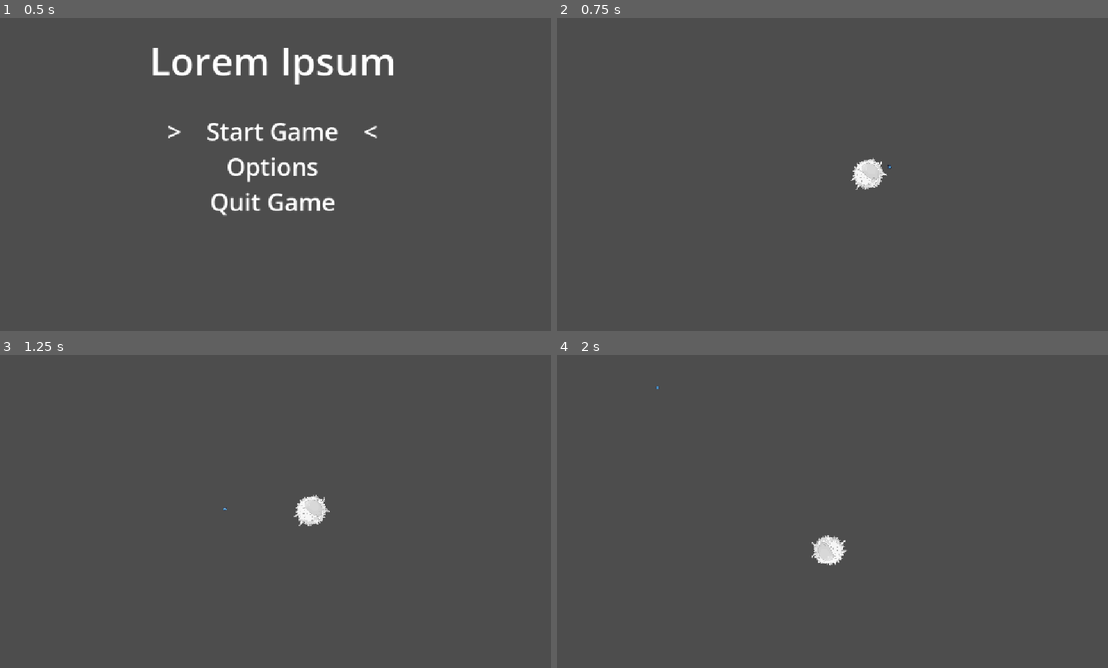
Above: before the commit, frames 1-4 (two rows, left to right).
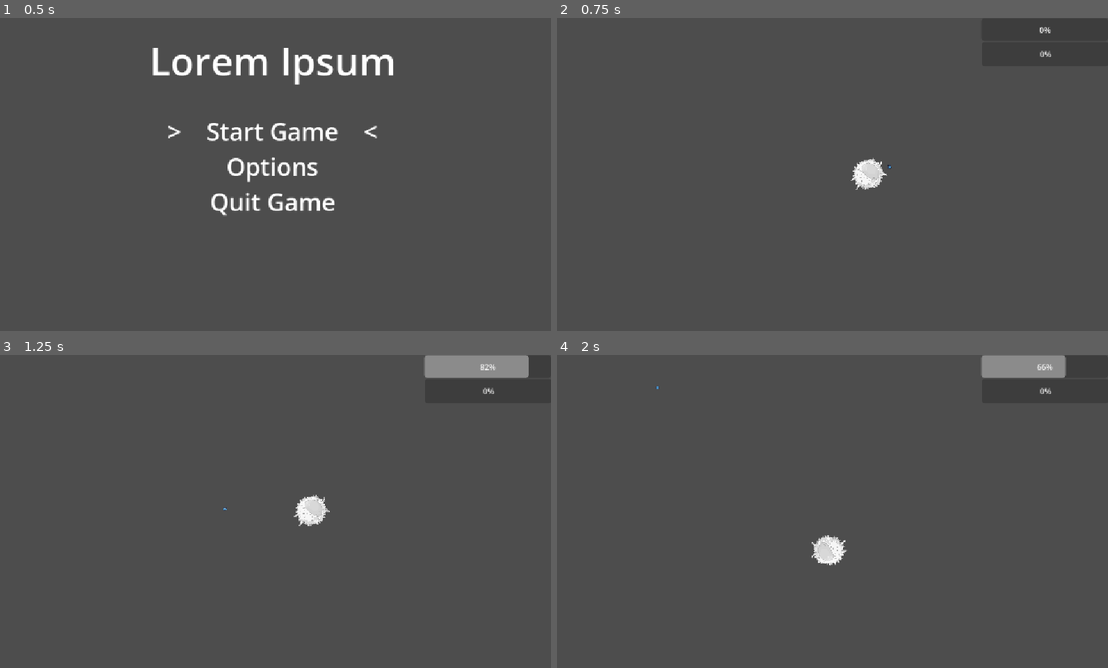
Above: after the commit, the same moments.

Repository: HippoProgrammer/game-jam-game
Game: Godot game, scene res://scenes/main-menu.tscn
Two runs of this game, one before a commit and one after it. Both use one fixed random seed, a clock stepped at 60 frames per second and the inputs below. The engine's default icon, where the game draws it, is replaced by a stand-in: a white triangle on a blue panel in a dark square.
Inputs (mouse positions are in pixels of both pictures, inside the frame that each line leads up to):
- Up to frame 1 (0.5 s): no input
- Up to frame 2 (0.75 s): tap Enter (ui_accept) at 0.5 s; move the mouse to (953, 158) at 0.52 s; hold Right (ui_right) from 0.53 s (still down); click (953, 158) at 0.6 s
- Up to frame 3 (1.25 s): keep holding Right (ui_right); tap Enter (ui_accept) at 0.77 s; right-click (396, 495) at 0.8 s
- Up to frame 4 (2 s): move the mouse to (716, 527) at 1.27 s; release Right (ui_right) at 1.28 s; hold Down (ui_down) from 1.28 s (still down); right-click (716, 527) at 1.35 s; tap Enter (ui_accept) at 1.52 s; click (716, 527) at 1.55 s

Frame 1 is identical in both runs. In frame 2, less than 0.1% of the frame differs, in the area x 87-90%, y 2-13%; in frame 3, 1.4%, in the area x 76-96%, y 0-13%; in frame 4, 1.2%.

Commit message:
Add health and glucose
- Creates health_change and glucose_change signals
- Adds 2 progress bars (can be changed to texture progress bars later...)

Diff:
--- a/scenes/HUD.tscn
+++ b/scenes/HUD.tscn
@@ -1,9 +1,18 @@
 [gd_scene format=3 uid="uid://cilmvhpq6adfm"]
 
+[ext_resource type="Script" uid="uid://dxyf76kw2wrvm" path="res://scripts/hud.gd" id="1_qpvh6"]
+
 [node name="HUD" type="CanvasLayer" unique_id=735888115]
+script = ExtResource("1_qpvh6")
 
-[node name="HealthBar" type="TextureProgressBar" parent="." unique_id=317126017]
-offset_left = 875.0
-offset_top = 10.0
-offset_right = 1138.0
-offset_bottom = 41.0
+[node name="GlucoseBar" type="ProgressBar" parent="." unique_id=1619061540]
+offset_left = 890.0
+offset_top = 1.0
+offset_right = 1152.0
+offset_bottom = 47.0
+
+[node name="HealthBar" type="ProgressBar" parent="." unique_id=59606198]
+offset_left = 891.0
+offset_top = 49.0
+offset_right = 1153.0
+offset_bottom = 100.0
--- a/scenes/main.tscn
+++ b/scenes/main.tscn
@@ -2,6 +2,7 @@
 
 [ext_resource type="PackedScene" uid="uid://dlfkmnvkalefo" path="res://scenes/player.tscn" id="1_sugp2"]
 [ext_resource type="Script" uid="uid://coedyelriw41n" path="res://scenes/camera_script.gd" id="2_0wfyh"]
+[ext_resource type="PackedScene" uid="uid://cilmvhpq6adfm" path="res://scenes/HUD.tscn" id="3_sugp2"]
 
 [node name="Main" type="Node2D" unique_id=577279995]
 
@@ -9,3 +10,5 @@
 
 [node name="Camera2D" type="Camera2D" parent="." unique_id=943063168]
 script = ExtResource("2_0wfyh")
+
+[node name="HUD" parent="." unique_id=735888115 instance=ExtResource("3_sugp2")]
--- a/scripts/character.gd
+++ b/scripts/character.gd
@@ -6,6 +6,17 @@
 	var antigen = antigen_scene.instantiate()
 	owner.add_child(antigen)
 	antigen.global_transform = $AntigenSpawner.global_transform
+
+# --- PLAYER STATS ---
+
+var max_health: float = 100.0
+var health: float = 100.0
+var max_glucose: float = 100.0
+var glucose: float = 100.0
+var glucose_regen: float = 5.0
+
+signal health_changed(new_health: float, max_health: float)
+signal glucose_changed(new_glucose: float, max_glucose: float)
 
 # --- MOVEMENT ---
 var velocity = Vector2(0,0)
@@ -23,13 +34,16 @@
 var dash_direction: Vector2 = Vector2.ZERO
 var dashing: bool = false
 var base_scale: Vector2
+var dash_glucose_use: float = 20.0
 
 func _ready() -> void:
 	base_scale = scale
 
 func dash():
-	if dashing:
+	if dashing or glucose < dash_glucose_use:
 		return
+
+	glucose -= dash_glucose_use
 
 	dashing = true
 	dash_direction = Vector2.RIGHT.rotated(rotation)
@@ -109,4 +123,13 @@
 		velocity = Vector2.UP.rotated(deg_to_rad(angle_deg)) * current_speed
 		position += velocity * delta
 
+func _process(delta: float) -> void:
+	var old_glucose := glucose
+
+	glucose = min(glucose + glucose_regen * delta, max_glucose)
+
+	if glucose != old_glucose:
+		glucose_changed.emit(glucose, max_glucose)
+
+
 # obligatory pf 🏳️‍🌈
--- /dev/null
+++ b/scripts/hud.gd
@@ -0,0 +1,20 @@
+extends CanvasLayer
+
+@onready var character = get_tree().get_first_node_in_group("Player") # find the player instance... i hope
+
+# --- HEALTH AND GLUCOSE ---
+@onready var glucose_bar: ProgressBar = $GlucoseBar
+@onready var health_bar: ProgressBar = $HealthBar
+
+
+func _ready() -> void:
+	character.glucose_changed.connect(_on_glucose_change)
+	character.health_changed.connect(_on_health_change)
+
+func _on_glucose_change(new: float, max: float) -> void:
+	glucose_bar.max_value = max
+	glucose_bar.value = new
+
+func _on_health_change(new: float, max: float) -> void:
+	health_bar.max_value = max
+	health_bar.value = new
Not shown, added: scripts/hud.gd.uid
